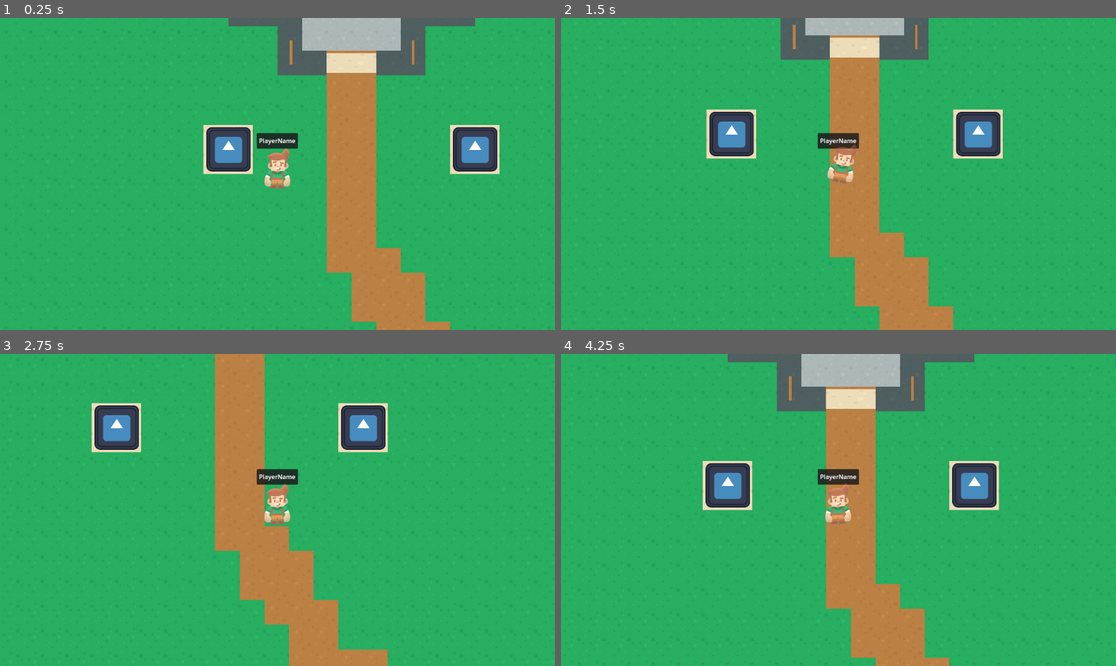
Above: before the commit, frames 1-4 (two rows, left to right).
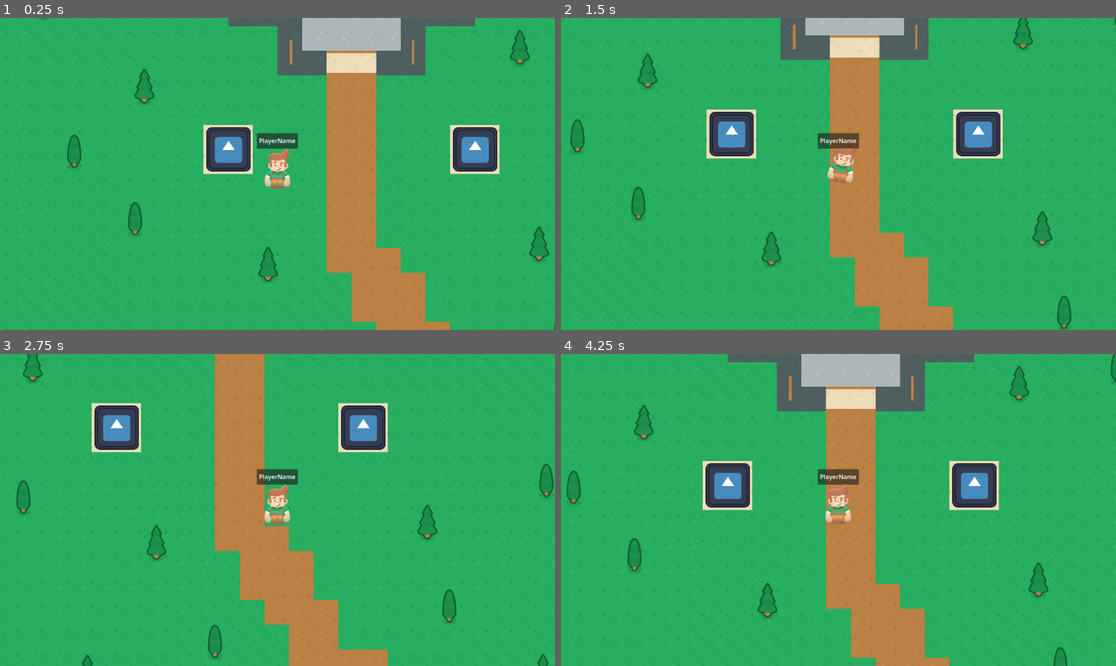
Above: after the commit, the same moments.

Repository: Travh98/MultiplayerBasicsWorkshopGodotCon2025
Game: Godot game, scene res://components/game_tree.tscn
Same seed, same stepped clock (60 frames per second), same inputs: the game is played once before the commit and once after it. The engine's default icon, where the game draws it, is replaced by a stand-in: a white triangle on a blue panel in a dark square.
Inputs:
- Up to frame 1 (0.25 s): no input
- Up to frame 2 (1.5 s): hold D (move_right) 0.53-1.28 s; hold S (move_down) from 1.28 s (still down)
- Up to frame 3 (2.75 s): release S (move_down) at 2.03 s; hold D (move_right) from 2.03 s (still down)
- Up to frame 4 (4.25 s): release D (move_right) at 2.78 s; hold W (move_up) 2.78-3.53 s; hold A (move_left) from 3.53 s (still down)

The runs differ from the first frame. In frame 1, 1.7% of the frame differs, in the area x 7-100%, y 0-100%; in frame 2, 1.9%; in frame 3, 2.0%, in the area x 2-100%, y 0-100%; in frame 4, 1.9%.

Commit message:
Level art

Diff:
--- a/levels/castle_level.tscn
+++ b/levels/castle_level.tscn
@@ -1,14 +1,16 @@
-[gd_scene load_steps=18 format=4 uid="uid://bbt71rqh7m6g5"]
+[gd_scene load_steps=20 format=4 uid="uid://bbt71rqh7m6g5"]
 
 [ext_resource type="Texture2D" uid="uid://duln8g2kn8gbf" path="res://assets/kenney_assets/tile/medievalTile_02.png" id="1_g7e1c"]
 [ext_resource type="Texture2D" uid="uid://i8om7ox7xivg" path="res://assets/kenney_assets/tile/medievalTile_13.png" id="2_acswp"]
 [ext_resource type="Texture2D" uid="uid://bcv2d2fvfo4og" path="res://assets/kenney_assets/tile/medievalTile_16.png" id="3_wwbr7"]
 [ext_resource type="Texture2D" uid="uid://bwrhh5god2r4n" path="res://assets/kenney_assets/tile/medievalTile_58.png" id="4_odn2x"]
-[ext_resource type="PackedScene" uid="uid://01tmnbmsfsnf" path="res://entities/player.tscn" id="5_acswp"]
 [ext_resource type="Texture2D" uid="uid://bwxb6mgd6s13a" path="res://assets/kenney_assets/tile/castle_wall_tile.png" id="6_wwbr7"]
 [ext_resource type="PackedScene" uid="uid://dbue422bqyjtx" path="res://entities/castle_door.tscn" id="7_xdrij"]
 [ext_resource type="PackedScene" uid="uid://dmk068mfcujh2" path="res://entities/torch.tscn" id="8_hbrdc"]
+[ext_resource type="Texture2D" uid="uid://8r30s7tfei70" path="res://assets/treasure_chest.png" id="9_gr24r"]
 [ext_resource type="PackedScene" uid="uid://bmqlu7fe6kdui" path="res://entities/stand_on_button.tscn" id="9_hbrdc"]
+[ext_resource type="Texture2D" uid="uid://baxb5jy38t5bl" path="res://assets/kenney_assets/environment/medievalEnvironment_03.png" id="10_35s27"]
+[ext_resource type="Texture2D" uid="uid://di4rmi4val7yk" path="res://assets/kenney_assets/environment/medievalEnvironment_01.png" id="11_r18t8"]
 
 [sub_resource type="TileSetAtlasSource" id="TileSetAtlasSource_g7e1c"]
 texture = ExtResource("1_g7e1c")
@@ -83,4 +85,72 @@
 [node name="StandOnButton2" parent="." instance=ExtResource("9_hbrdc")]
 position = Vector2(513, -64)
 
-[node name="Player" parent="." instance=ExtResource("5_acswp")]
+[node name="TreasureChest" type="Sprite2D" parent="."]
+position = Vector2(191, -641)
+texture = ExtResource("9_gr24r")
+
+[node name="Forest" type="Node2D" parent="."]
+
+[node name="Sprite2D" type="Sprite2D" parent="Forest"]
+position = Vector2(-345, -225)
+texture = ExtResource("10_35s27")
+
+[node name="Sprite2D2" type="Sprite2D" parent="Forest"]
+position = Vector2(629, -326)
+texture = ExtResource("10_35s27")
+
+[node name="Sprite2D3" type="Sprite2D" parent="Forest"]
+position = Vector2(679, 184)
+texture = ExtResource("10_35s27")
+
+[node name="Sprite2D4" type="Sprite2D" parent="Forest"]
+position = Vector2(-24, 237)
+texture = ExtResource("10_35s27")
+
+[node name="Sprite2D5" type="Sprite2D" parent="Forest"]
+position = Vector2(-203, 574)
+texture = ExtResource("10_35s27")
+
+[node name="Sprite2D6" type="Sprite2D" parent="Forest"]
+position = Vector2(979, 572)
+texture = ExtResource("10_35s27")
+
+[node name="Sprite2D7" type="Sprite2D" parent="Forest"]
+position = Vector2(281, 717)
+texture = ExtResource("10_35s27")
+
+[node name="Sprite2D8" type="Sprite2D" parent="Forest"]
+position = Vector2(127, 492)
+texture = ExtResource("11_r18t8")
+
+[node name="Sprite2D9" type="Sprite2D" parent="Forest"]
+position = Vector2(735, 400)
+texture = ExtResource("11_r18t8")
+
+[node name="Sprite2D10" type="Sprite2D" parent="Forest"]
+position = Vector2(-370, 117)
+texture = ExtResource("11_r18t8")
+
+[node name="Sprite2D11" type="Sprite2D" parent="Forest"]
+position = Vector2(987, 74)
+texture = ExtResource("11_r18t8")
+
+[node name="Sprite2D12" type="Sprite2D" parent="Forest"]
+position = Vector2(884, -372)
+texture = ExtResource("11_r18t8")
+
+[node name="Sprite2D13" type="Sprite2D" parent="Forest"]
+position = Vector2(657, -714)
+texture = ExtResource("11_r18t8")
+
+[node name="Sprite2D14" type="Sprite2D" parent="Forest"]
+position = Vector2(-245, -604)
+texture = ExtResource("11_r18t8")
+
+[node name="Sprite2D15" type="Sprite2D" parent="Forest"]
+position = Vector2(-608, -446)
+texture = ExtResource("11_r18t8")
+
+[node name="Sprite2D16" type="Sprite2D" parent="Forest"]
+position = Vector2(-528, -58)
+texture = ExtResource("11_r18t8")
Binary file added: assets/treasure_chest.png
Not shown, added: assets/treasure_chest.png.import
